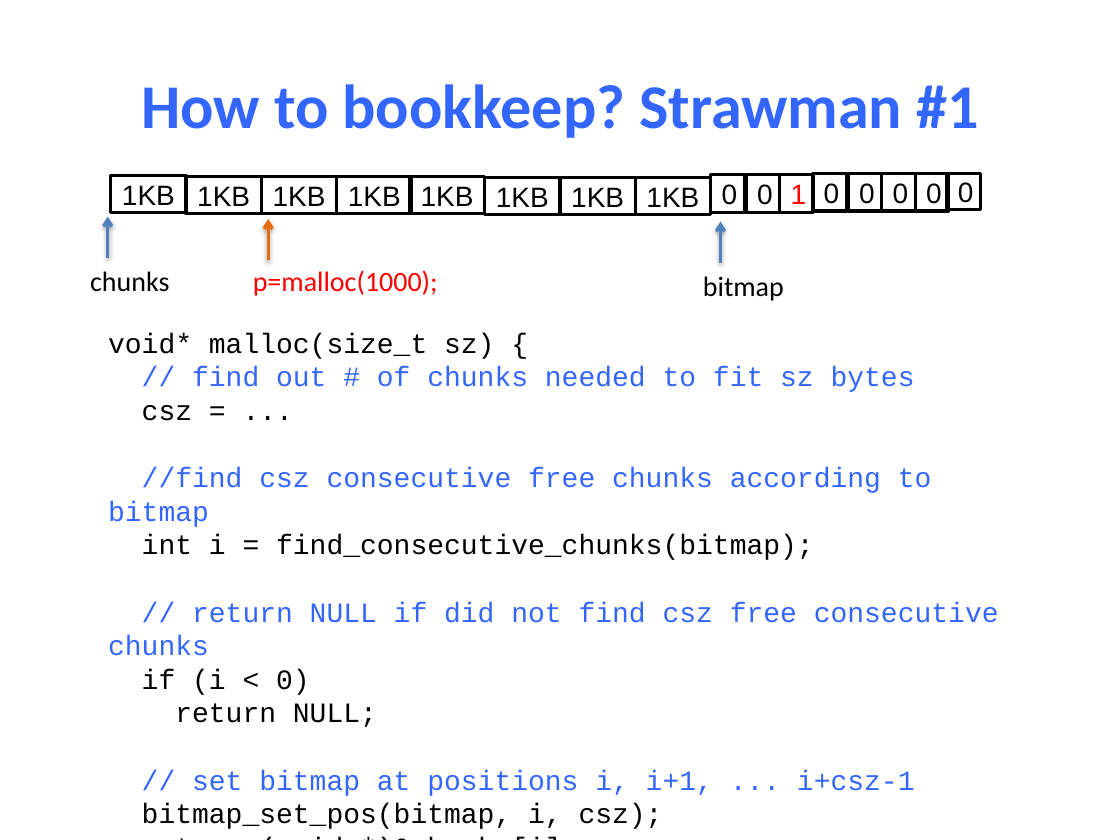
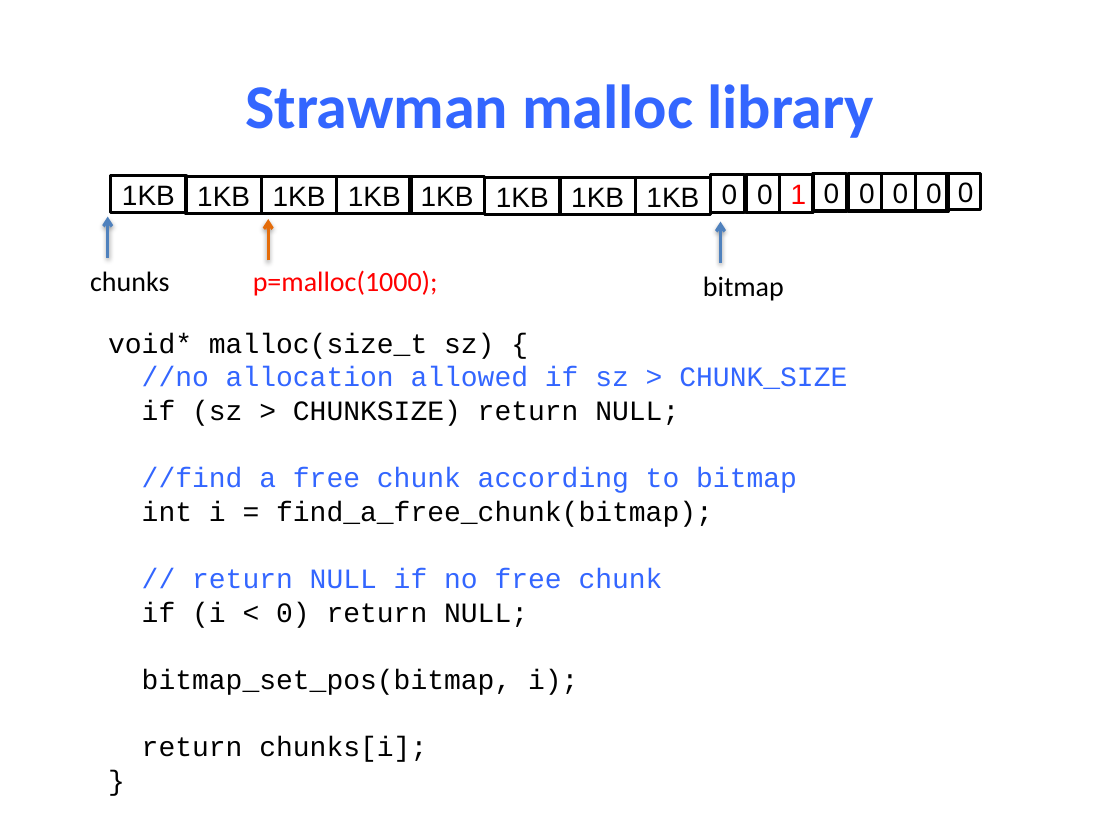
Before and after one commit to NYU-CSO/nyu-cso.github.io, a slide deck: slide 18 of notes/14-Dynamic_Allocator.pptx. Drawn at 1120x840 pixels with LibreOffice and Linux fonts; fonts in the diff are those of the drawing. Boxes give left, top, right and bottom in pixels: in the first picture for what was removed or moved away, otherwise in the second. Text is boxed around its words. In the diff, an @@ line names an element or a change of style, - is before the commit and + after.

```diff
--- a/notes/14-Dynamic_Allocator.pptx
+++ b/notes/14-Dynamic_Allocator.pptx
@@ title at box(245, 84, 874, 138): text changed @@
-How to bookkeep? Strawman #1
+Strawman malloc library
@@ text at box(142, 367, 847, 762): text changed; text colour #3366FF to #000000 @@
-// find out # of chunks needed to fit sz bytes
-csz = ...
-//find csz consecutive free chunks according to bitmap
-int i = find_consecutive_chunks(bitmap);
-// return NULL if did not find csz free consecutive chunks
-if (i < 0)
-return NULL;
-// set bitmap at positions i, i+1, ... i+csz-1
-bitmap_set_pos(bitmap, i, csz);
-return (void *)&chunks[i];
+//no allocation allowed if sz > CHUNK_SIZE
+if (sz > CHUNKSIZE) return NULL;
+//find a free chunk according to bitmap
+int i = find_a_free_chunk(bitmap);
+// return NULL if no free chunk
+if (i < 0) return NULL;
+bitmap_set_pos(bitmap, i);
+return chunks[i];
```
Also in this commit, not shown: 5 other slides changed, 1 other file.
